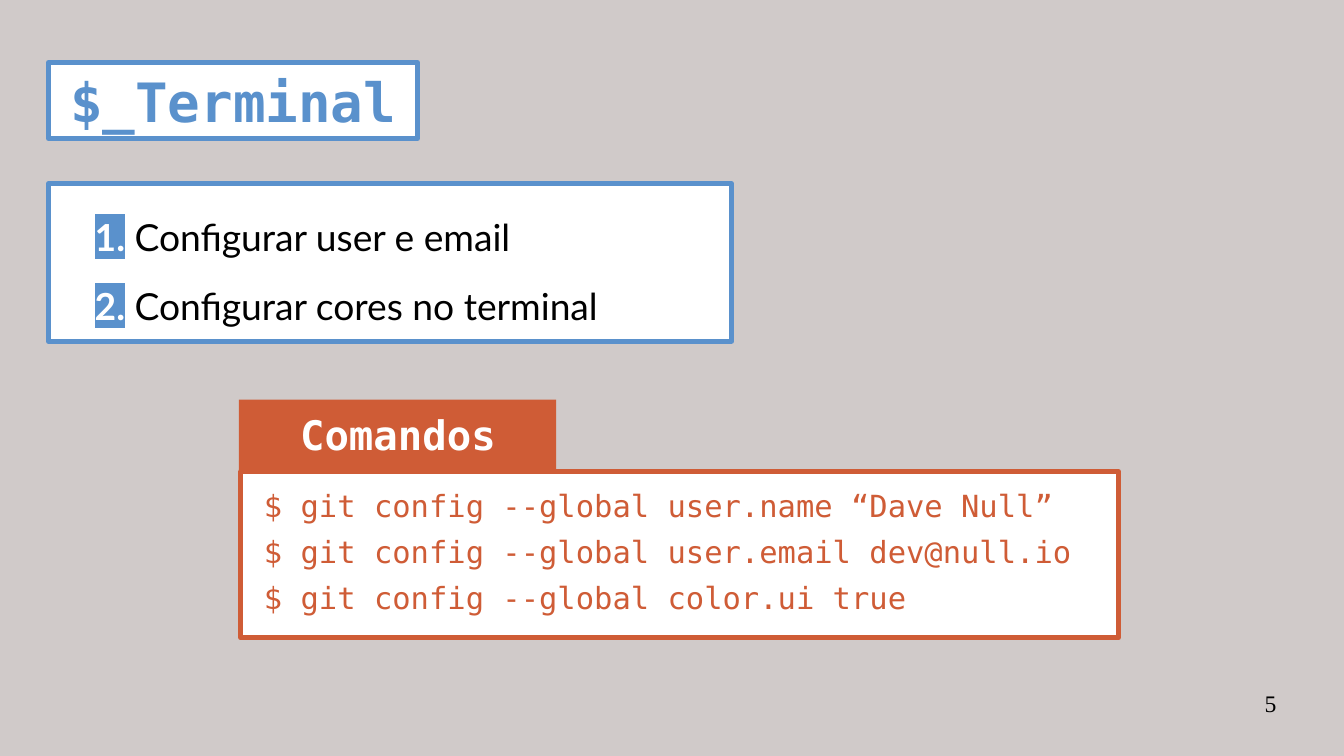
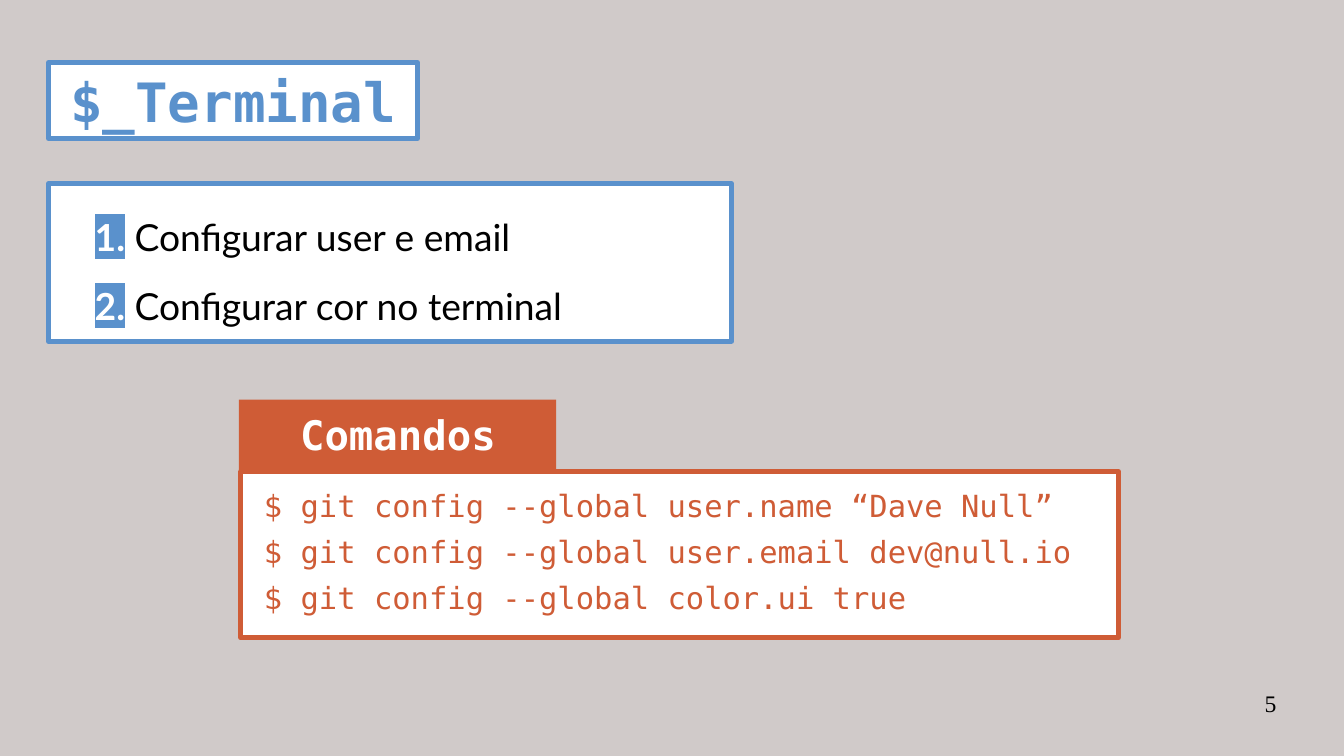
Before and after one commit to miguelpinho/git-lecture, a slide deck: slide 5 of lecture_pt.odp. Drawn at 1344x756 pixels with LibreOffice and Linux fonts; fonts in the diff are those of the drawing. Boxes give left, top, right and bottom in pixels: in the first picture for what was removed or moved away, otherwise in the second. Text is boxed around its words. In the diff, an @@ line names an element or a change of style, - is before the commit and + after.

```diff
--- a/lecture_pt.odp
+++ b/lecture_pt.odp
@@ text at [95, 292, 562, 327]: text changed @@
-2. Configurar cores no terminal
+2. Configurar cor no terminal
```
Also in this commit, not shown: 8 other slides changed, 1 other file.
